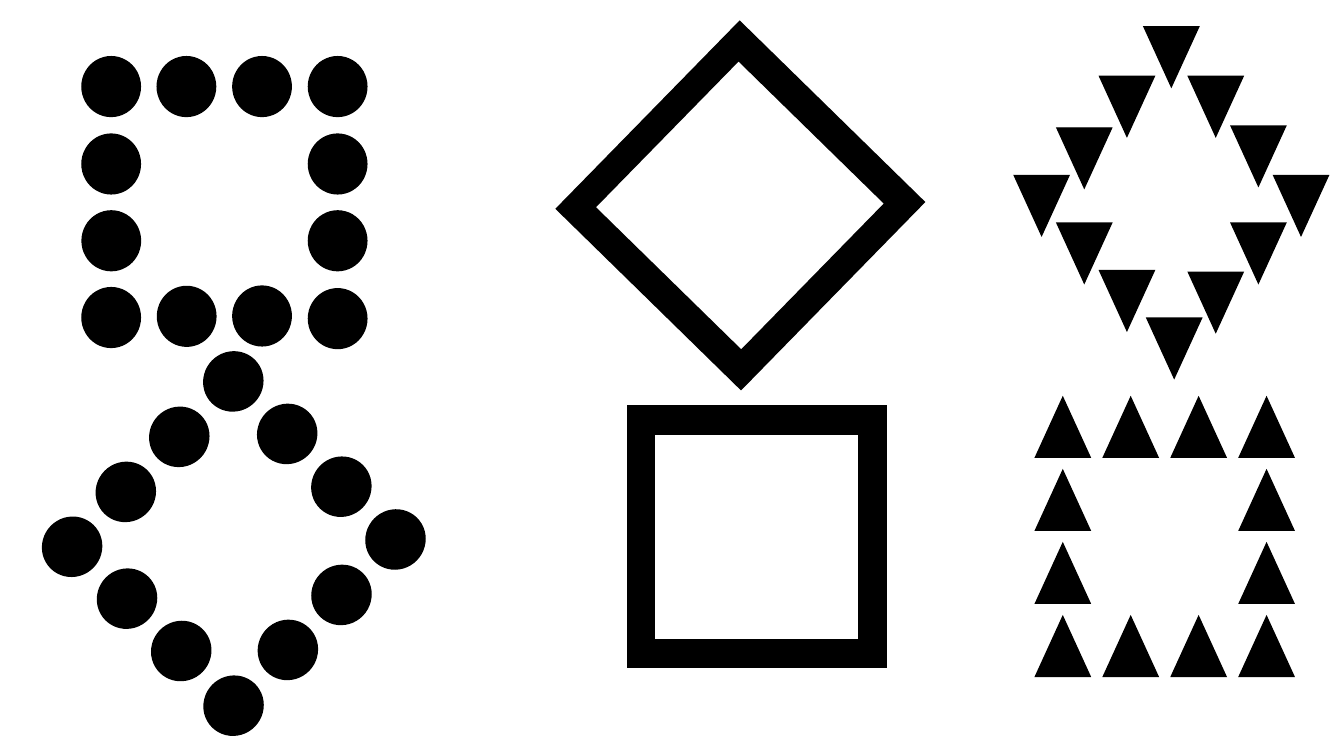
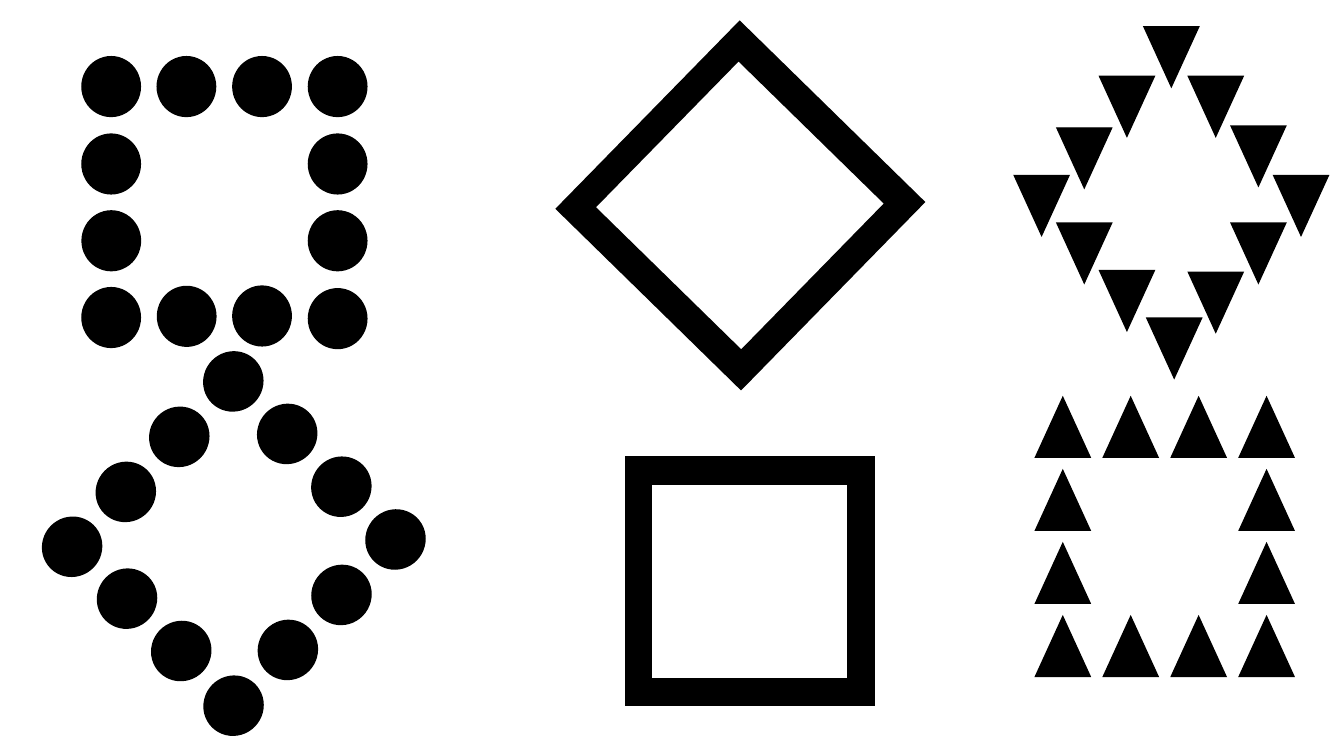
Before and after one commit to kaien125/pytorch-image-classification, a slide deck: slide 1 of image_ppt/image_template.pptx. Drawn at 1344x756 pixels with LibreOffice and Linux fonts; fonts in the diff are those of the drawing. Boxes give left, top, right and bottom in pixels: in the first picture for what was removed or moved away, otherwise in the second. Text is boxed around its words. In the diff, an @@ line names an element or a change of style, - is before the commit and + after.

```diff
--- a/image_ppt/image_template.pptx
+++ b/image_ppt/image_template.pptx
@@ rectangle added at (607, 440, 895, 725), fill #FFFFFF, outline #FFFFFF 1 pt @@
@@ rectangle: place and size @@
-rectangle at (628, 405, 886, 667)
+rectangle at (626, 457, 875, 706)
@@ rectangle: place and size @@
-rectangle at (654, 435, 859, 640)
+rectangle at (651, 485, 848, 680)
```
Also in this commit, not shown: 1 other file.
